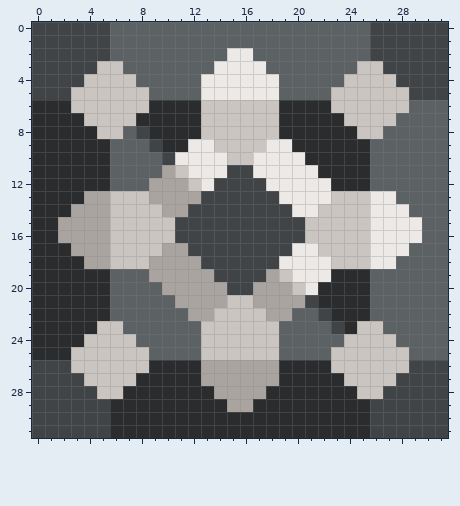
Two versions of one pixel-art sprite, sprites/blocks/Asterion/distribution/whitorite-router.png. Above, as it was before the edit.
The file is 32x32 pixels.
After:
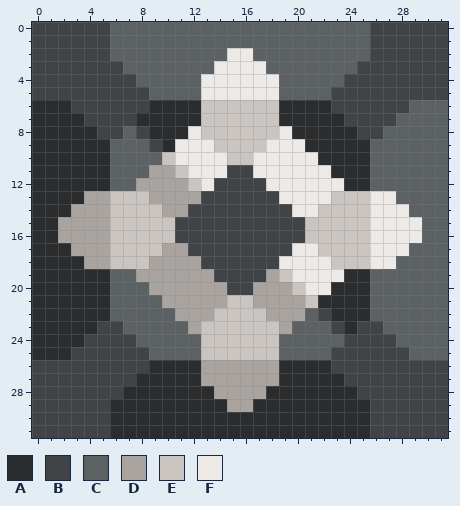
Palette (. is transparent): A #2b2c2e  B #404447  C #5c6164  D #aaa4a1  E #cbc5c2  F #ece9e7
Difference:
Colour B replaces colour E in row 3 at x 5 to 6 and 25 to 26; in row 4 at x 4 to 7 and 24 to 27; in rows 5 to 6 at x 3 to 8 and 23 to 28; in row 7 at x 4 to 7 and 24 to 27; in row 8 at x 5 to 6 and 25 to 26; in row 23 at x 5 to 6 and 25 to 26.
Colour B replaces colour E in row 24 at x 4 to 7 and 24 to 27; in rows 25 to 26 at x 3 to 8 and 23 to 28; in row 27 at x 4 to 7 and 24 to 27; in row 28 at x 5 to 6 and 25 to 26.
Colour D replaces colour C in row 11 at x 9; in row 12 at x 8; in row 19 at x 8; in row 20 at x 9; in row 21 at x 10; in row 22 at x 11 and 20.
Colour D replaces colour C in row 23 at x 12 and 19.
Colour E replaces colour B in row 10 at x 10; in row 21 at x 21.
Colour F replaces colour A in row 8 at x 12 and 19; in row 9 at x 11 and 20; in row 10 at x 21; in row 11 at x 22; in row 12 at x 23; in row 19 at x 23.
Colour F replaces colour A in row 20 at x 22.
Where, in picture pixels (left, top, right, bottom), the same in both pictures:
changed: (71, 61, 201, 191)
changed: (279, 61, 409, 191)
changed: (71, 269, 201, 399)
changed: (279, 269, 409, 399)
